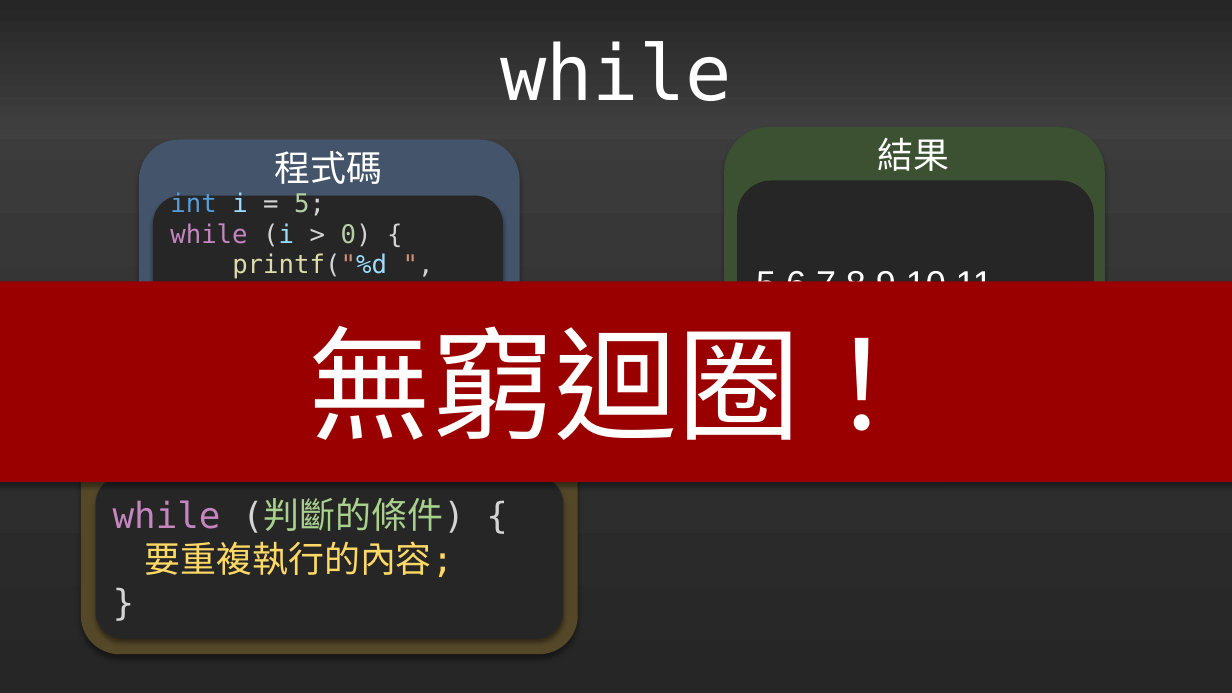
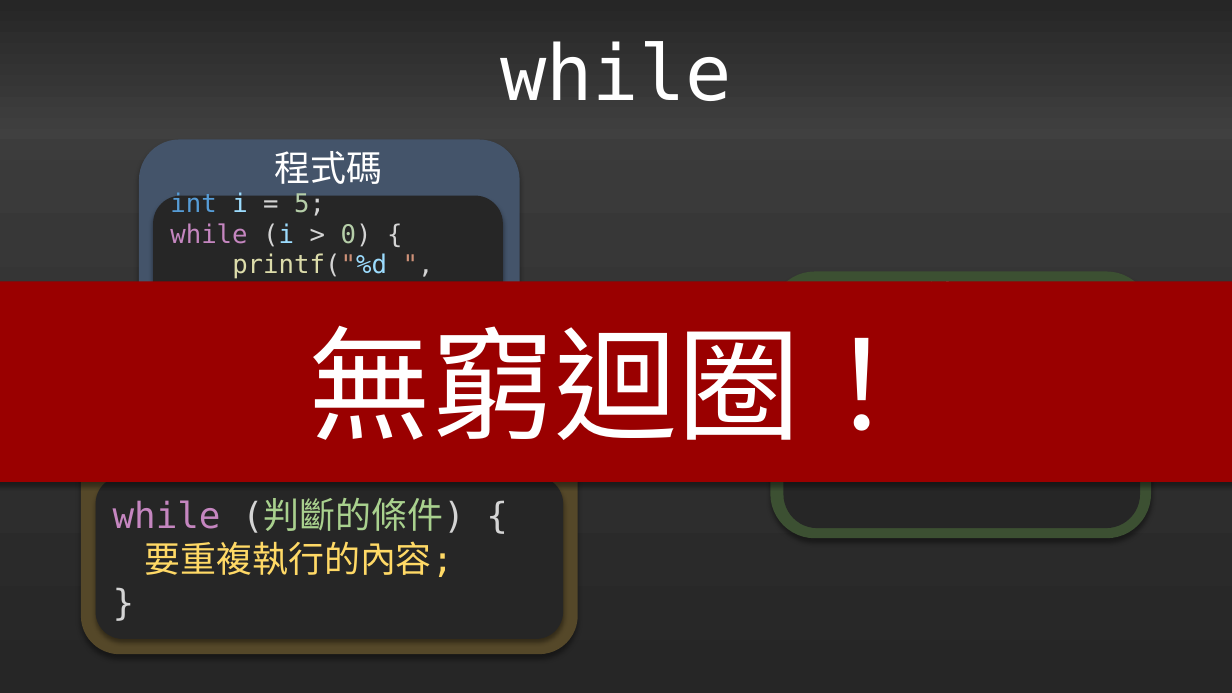
Before and after one commit to liuutin9/liuutin9.github.io, a slide deck: slide 72 of Shared-Files/電機營C語言Day2.pptx. Drawn at 1232x693 pixels with LibreOffice and Linux fonts; fonts in the diff are those of the drawing. Boxes give left, top, right and bottom in pixels: in the first picture for what was removed or moved away, otherwise in the second. Text is boxed around its words. In the diff, an @@ line names an element or a change of style, - is before the commit and + after.

```diff
--- a/Shared-Files/電機營C語言Day2.pptx
+++ b/Shared-Files/電機營C語言Day2.pptx
@@ text "while" rewrapped from (0, 0, 1232, 140) to (500, 41, 732, 101) @@
@@ text removed at (878, 137, 950, 171) @@
-結果
@@ rounded rectangle: place and size @@
-rounded rectangle at (725, 128, 1105, 395)
+rounded rectangle at (771, 272, 1152, 539)
@@ rounded rectangle "5 6 7 8 9 ...": place and size @@
-rounded rectangle "5 6 7 8 9 ..." at (738, 180, 1094, 384)
+rounded rectangle "5 6 7 8 9 ..." at (784, 324, 1141, 528)
```
Also in this commit, not shown: 29 other slides changed, 24 slides added, 15 slides removed.
